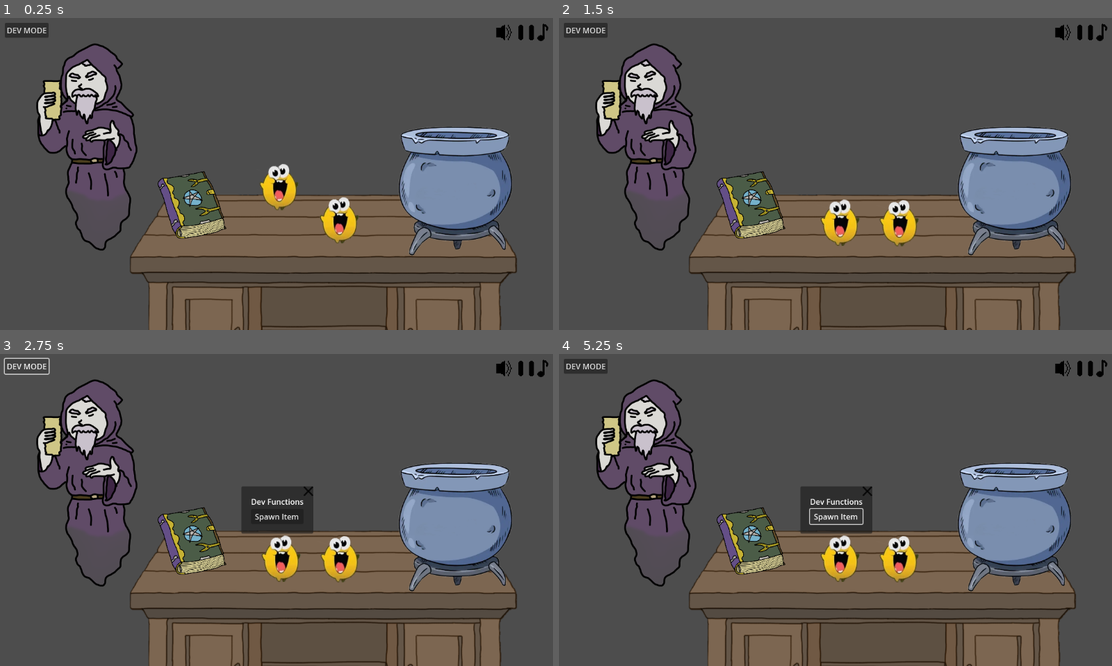
Above: before the commit, frames 1-4 (two rows, left to right).
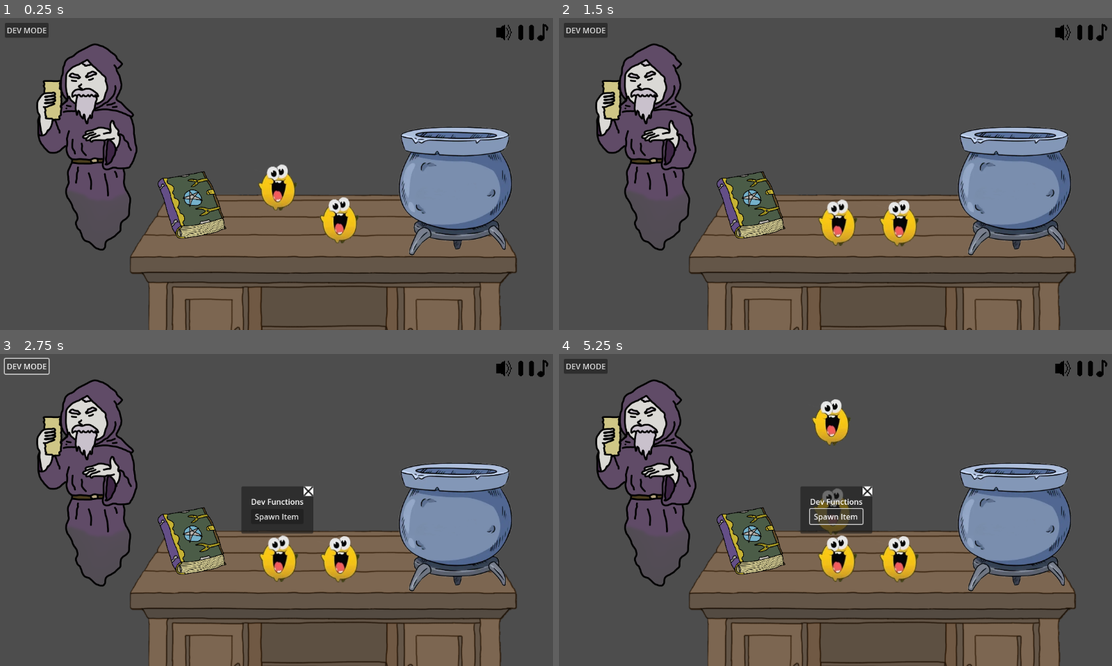
Above: after the commit, the same moments.

Repository: SanchotEm/intern_of_alchemist
Game: Godot game, scene res://Base/main.tscn
Two runs of this game, one before a commit and one after it. Both use one fixed random seed, a clock stepped at 60 frames per second and the inputs below.
Inputs (mouse positions are in pixels of both pictures, inside the frame that each line leads up to):
- Up to frame 1 (0.25 s): no input
- Up to frame 2 (1.5 s): click "DEV MODE" at 0.5 s; click (868, 155) at 1.25 s
- Up to frame 3 (2.75 s): click "DEV MODE" at 2 s
- Up to frame 4 (5.25 s): click "Spawn Item" at 2.75 s; click (868, 491) at 3.5 s; click "DEV MODE" at 4.25 s; click "Spawn Item" at 5 s

The runs differ from the first frame. In frame 1, 0.3% of the frame differs, in the area x 46-54%, y 46-62%; in frame 2, 0.4%; in frame 3, 0.5%; in frame 4, 1.6%, in the area x 45-57%, y 14-74%.

Commit message:
changing recipies handling
Please look in Interface

Diff:
--- a/Base/DevModeCenterContainer.gd
+++ b/Base/DevModeCenterContainer.gd
@@ -22,5 +22,9 @@
 
 func _on_spawn_item_button_pressed() -> void:
 	# TODO: Implement item spawning logic here.
-	print("Spawn Item button pressed!")
+
+	var item = load("res://Base/base_item.tscn").instantiate()
+	item.global_position = %Marker2D.position
+	print(item.position)
+	%Level.add_child(item)
 	pass
--- a/Base/base_item.gd
+++ b/Base/base_item.gd
@@ -26,7 +26,6 @@
 
 # Constant for SFX
 const ATTACH_SOUND: AudioStream = preload("uid://bgs8a5isxl01b")
-
 func _ready() -> void:
 	Interface.items.append(self)
 	pin.set_node_a(get_path())
--- a/Base/main.tscn
+++ b/Base/main.tscn
@@ -64,6 +64,7 @@
 bus = &"SFX"
 
 [node name="Player" type="Node2D" parent="."]
+position = Vector2(-581, -316)
 script = ExtResource("2_n3y37")
 
 [node name="Camera2D" type="Camera2D" parent="Player"]
@@ -76,11 +77,12 @@
 shape = SubResource("CircleShape2D_lo0hp")
 
 [node name="Scene" type="Node2D" parent="."]
+position = Vector2(-581, -316)
 
 [node name="Environment" type="Node" parent="Scene"]
 
 [node name="StaticBody2D" type="StaticBody2D" parent="Scene/Environment"]
-position = Vector2(0, 111)
+position = Vector2(-581, -205)
 
 [node name="CollisionShape2D" type="CollisionShape2D" parent="Scene/Environment/StaticBody2D"]
 shape = SubResource("WorldBoundaryShape2D_lo0hp")
@@ -101,11 +103,13 @@
 scale = Vector2(-1556.96, 302.987)
 texture = SubResource("PlaceholderTexture2D_7ly7r")
 
-[node name="Cauldron" parent="Scene/Environment/StaticBody2D" instance=ExtResource("3_mrrah")]
-position = Vector2(369, -76)
-scale = Vector2(0.512881, 0.512881)
-
 [node name="Level" type="Node2D" parent="."]
+unique_name_in_owner = true
+position = Vector2(-581, -316)
+
+[node name="Marker2D" type="Marker2D" parent="Level"]
+unique_name_in_owner = true
+position = Vector2(-11, -197)
 
 [node name="DeskSprite2D" type="Sprite2D" parent="Level"]
 position = Vector2(89, 254)
@@ -115,6 +119,15 @@
 [node name="MentorSprite2D" type="Sprite2D" parent="Level"]
 position = Vector2(-394, -58)
 texture = ExtResource("6_87cgt")
+
+[node name="Cauldron" parent="Level" instance=ExtResource("3_mrrah")]
+position = Vector2(369, 35)
+scale = Vector2(0.512881, 0.512881)
+
+[node name="base_item" parent="Level" instance=ExtResource("3_lo0hp")]
+
+[node name="base_item2" parent="Level" instance=ExtResource("3_lo0hp")]
+position = Vector2(128, 68)
 
 [node name="Grimoire-placeholder" type="Sprite2D" parent="Level"]
 position = Vector2(-177, 65)
@@ -127,14 +140,6 @@
 [node name="CollisionShape2D" type="CollisionShape2D" parent="Level/Grimoire-placeholder/Area2D"]
 position = Vector2(-1.42859, -2.85715)
 shape = SubResource("RectangleShape2D_wxmdi")
-
-[node name="base_item" parent="." instance=ExtResource("3_lo0hp")]
-position = Vector2(3, -1)
-scale = Vector2(0.604146, 0.604146)
-
-[node name="base_item2" parent="." instance=ExtResource("3_lo0hp")]
-position = Vector2(128, 68)
-scale = Vector2(0.420556, 0.420556)
 
 [node name="UI" type="CanvasLayer" parent="."]
 
@@ -418,11 +423,23 @@
 size_flags_horizontal = 8
 size_flags_vertical = 0
 
-[node name="DevFunctionsXButton" type="TextureButton" parent="UI/DevModeCenterContainer/PanelContainer/HBoxContainer"]
-unique_name_in_owner = true
+[node name="ColorRect" type="ColorRect" parent="UI/DevModeCenterContainer/PanelContainer/HBoxContainer"]
 custom_minimum_size = Vector2(20, 20)
 layout_mode = 2
+size_flags_horizontal = 4
+size_flags_vertical = 4
+
+[node name="DevFunctionsXButton" type="TextureButton" parent="UI/DevModeCenterContainer/PanelContainer/HBoxContainer/ColorRect"]
+unique_name_in_owner = true
+custom_minimum_size = Vector2(20, 20)
+layout_mode = 1
+anchors_preset = 15
+anchor_right = 1.0
+anchor_bottom = 1.0
+grow_horizontal = 2
+grow_vertical = 2
 size_flags_horizontal = 10
+action_mode = 0
 texture_normal = ExtResource("12_wxmdi")
 ignore_texture_size = true
 stretch_mode = 5
--- /dev/null
+++ b/Resources/recipies.json
@@ -0,0 +1,8 @@
+{
+	"dummy" :
+		{
+		"name": "DumDay Potion",
+		"tags":["dummy","dummy"],
+		"method" : "dummy"
+		},
+	}
--- a/Singletons/interface.gd
+++ b/Singletons/interface.gd
@@ -3,7 +3,7 @@
 
 var player
 var items: Array[Item] = []
-
+var recipies : Dictionary
 #region Audio Control
 enum AudioPlayerType {SFX, MUSIC, NARRATOR}
 
@@ -20,3 +20,35 @@
 	else:
 		push_error("Audio player not registered for type: %s" % player_type)
 #endregion
+#region Recipies
+func load_recipies(file: String, merge: bool = true) -> Dictionary:
+	var loaded_file = FileAccess.open(file,FileAccess.READ)
+	if loaded_file == null:
+		push_error(FileAccess.get_open_error())
+	if merge:
+		recipies.merge(JSON.parse_string(loaded_file.get_as_text()))
+	else:
+		recipies = JSON.parse_string(loaded_file.get_as_text())
+	loaded_file.close()
+	return recipies
+	pass
+func get_recipe(id:String) -> Dictionary:
+	return recipies[id]
+func match_recipe(ingredients:Array[String]):
+	for recipe in recipies:
+		var count :int = 0
+		var we_have = ingredients.duplicate()
+		var needed: Array = recipies[recipe]["tags"].duplicate()
+		var confirmed :Array = []
+		for ingredient in needed:
+			if we_have.has(ingredient):
+				confirmed.append(ingredient)
+				we_have.remove_at(we_have.find(ingredient))
+				count +=1
+		if needed.size()==count:
+			return get_recipe(recipe)
+	return
+#endregion
+
+func _ready() -> void:
+	load_recipies("res://Resources/recipies.json",false)
--- a/cauldron.gd
+++ b/cauldron.gd
@@ -2,44 +2,29 @@
 
 @onready var soup: Area2D = $soup
 
-var recipies = {
-	"dummy" :
-		{
-		"tags":["dummy","dummy"],
-		"method" : dummy
-		},
-	}
 var ingredients :Array[String] = []
 func _ready() -> void:
-	soup.body_entered.connect(add_to_soup)
+	soup.body_entered.connect(_add_to_soup)
 
-func add_to_soup(ingredient:Node2D):
-	print(ingredient)
+func _add_to_soup(ingredient:Node2D):
 	if ingredient is Item:
-		print(ingredient is Item)
 		ingredients.append_array(ingredient.tags)
-		print(ingredients)
-	check_soup()
+		ingredient.queue_free()
+	_check_soup()
 	pass
 
-func check_soup():
-	for recipe in recipies:
-		var count :int = 0
-		var we_have = ingredients.duplicate()
-		var needed: Array = recipies[recipe]["tags"].duplicate()
-		var confirmed :Array = []
-		for ingredient in needed:
-			if we_have.has(ingredient):
-				confirmed.append(ingredient)
-				we_have.remove_at(we_have.find(ingredient))
-				count +=1
-		if needed.size()==count:
-			create(recipe)
+func _check_soup():
+	if Interface.match_recipe(ingredients):
+			_create(Interface.match_recipe(ingredients))
 	pass
-func create(recipe):
-	for i in recipies[recipe]["tags"]:
+func _create(recipe):
+	print(recipe["name"])
+	for i in recipe["tags"]:
 		ingredients.erase(i)
-	recipies[recipe]["method"].call()
+	var outcome = Callable.create(self, recipe["method"])
+	outcome.call()
 	pass
 func dummy():
 	get_tree().quit()
+func get_content()->Array[String]:
+	return ingredients
